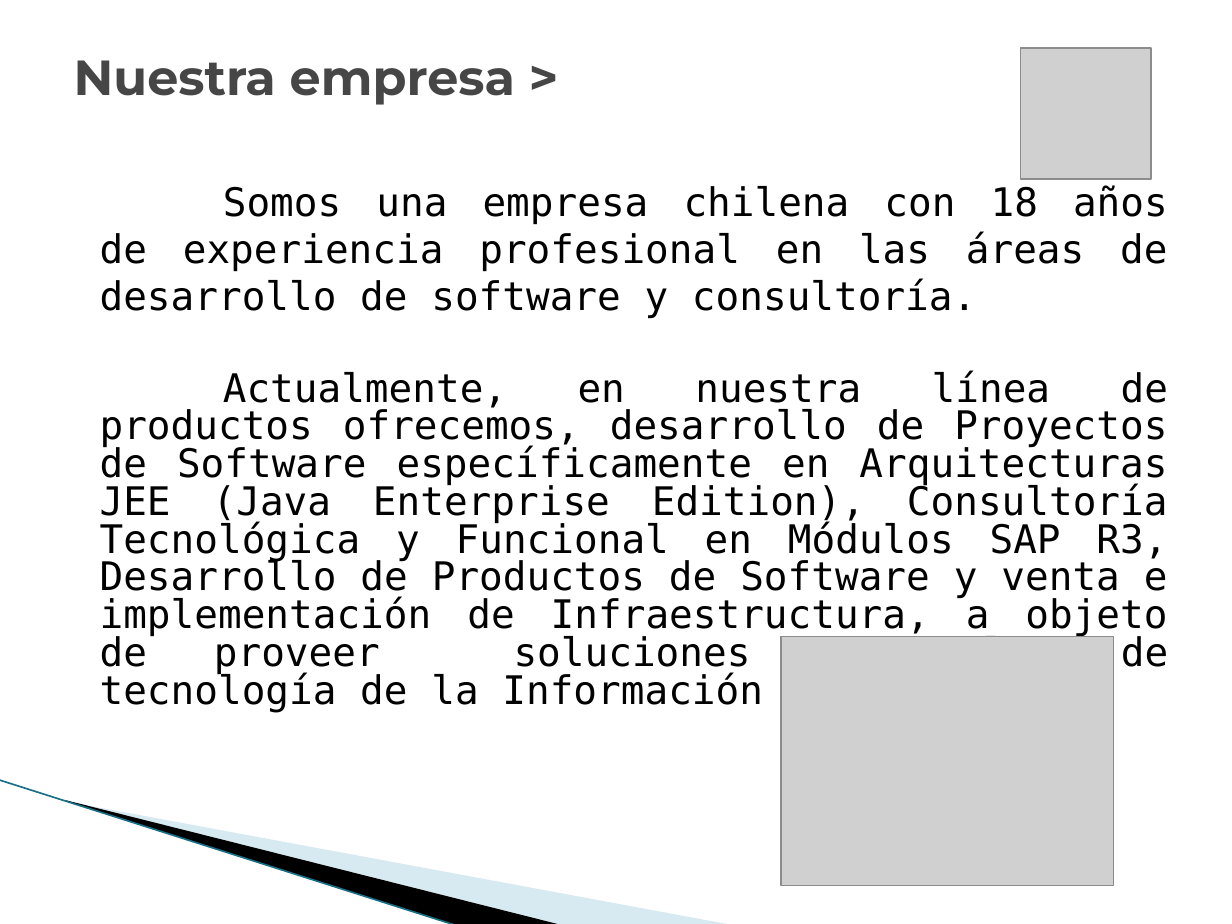
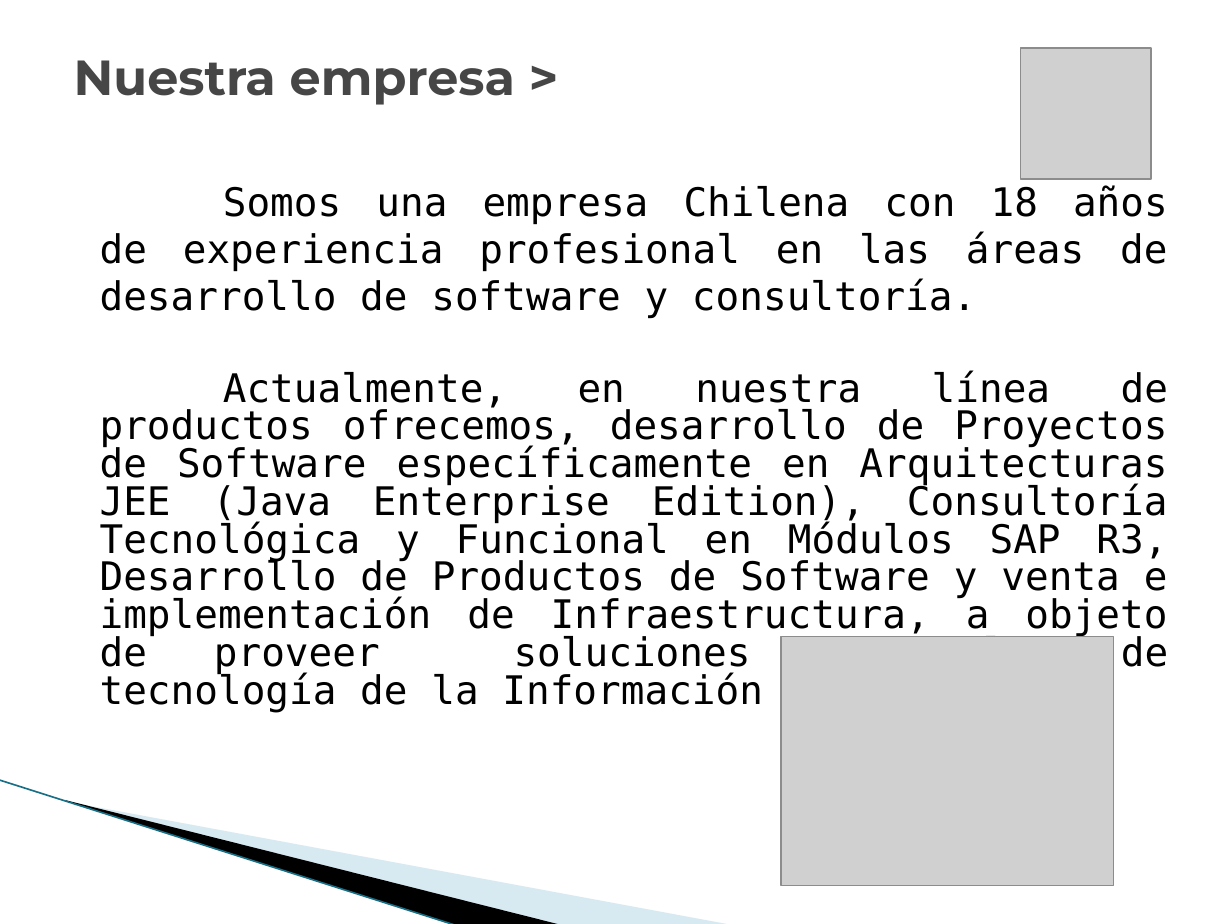
Before and after one commit to vicky1404/rev-ii, a slide deck: slide 2 of docs/comercial/brochure_2.pptx. Drawn at 1232x924 pixels with LibreOffice and Linux fonts; fonts in the diff are those of the drawing; grey boxes stand for pictures; background and template pictures are left out. Boxes give left, top, right and bottom in pixels: in the first picture for what was removed or moved away, otherwise in the second. Text is boxed around its words. In the diff, an @@ line names an element or a change of style, - is before the commit and + after.

```diff
--- a/docs/comercial/brochure_2.pptx
+++ b/docs/comercial/brochure_2.pptx
@@ text at <box>100,185,1168,319</box>: text changed @@
-Somos una empresa chilena con 18 años de experiencia profesional en las áreas de desarrollo de software y consultoría.
+Somos una empresa Chilena con 18 años de experiencia profesional en las áreas de desarrollo de software y consultoría.
```
Also in this commit, not shown: 17 other slides changed, 2 slides added, 1 slide removed, 1 other file.
